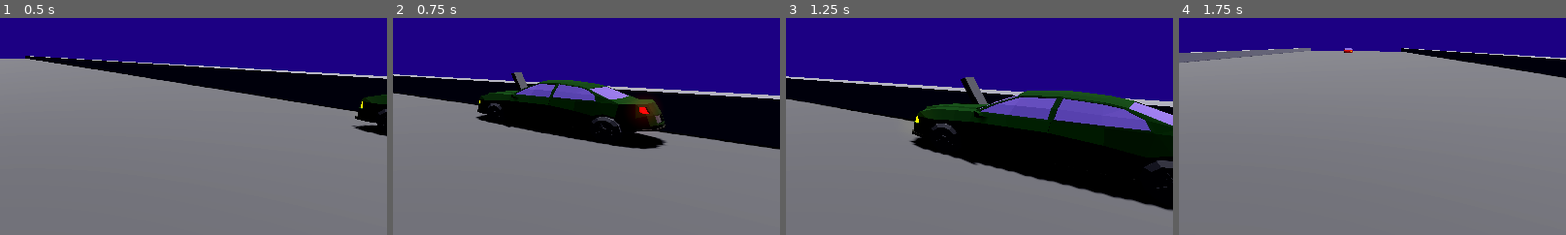
Above: before the commit, frames 1-4 (left to right).
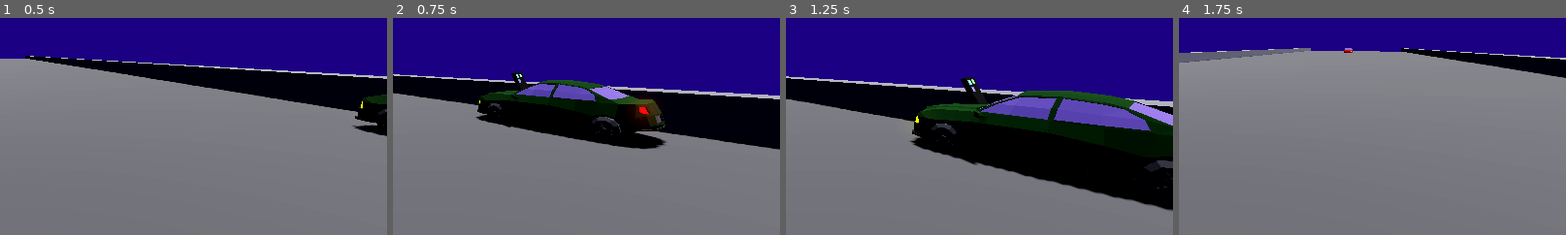
Above: after the commit, the same moments.

Repository: gmjtheeuwen/OwnTheRoad
Game: Godot game, scene res://scenes/main.tscn
The game is run twice, just before and just after one commit, with the same random seed, the same clock (stepped at 60 frames per second) and the same inputs.
Inputs (mouse positions are % of the whole screen's width and height, from its top left):
- Up to frame 1 (0.5 s): no input
- Up to frame 2 (0.75 s): move the mouse to (55, 50) at 0.52 s; hold W (up) from 0.53 s (still down); tap E (interact) at 0.6 s
- Up to frame 3 (1.25 s): keep holding W (up)
- Up to frame 4 (1.75 s): keep holding W (up); move the mouse to (45, 50) at 1.27 s; tap E (interact) at 1.35 s
The pictures show only the part of the screen within x 50-100%, y 42-92%; the shares and areas given below are measured in that part.

Frame 1 is identical in both runs. In frame 2, 0.1% of the frame differs, in the area x 31-35%, y 25-34%; in frame 3, 0.3%, in the area x 46-53%, y 27-40%; in frame 4, nothing differs.

Commit message:
Added visual phone apps

Diff:
--- a/scenes/phone_example.tscn
+++ b/scenes/phone_example.tscn
@@ -1,24 +1,84 @@
-[gd_scene load_steps=4 format=3 uid="uid://be1cjv2645lcx"]
+[gd_scene load_steps=10 format=3 uid="uid://be1cjv2645lcx"]
 
 [ext_resource type="Script" uid="uid://bfqiw27quea5c" path="res://scripts/phone_example.gd" id="1_2bymc"]
+[ext_resource type="Texture2D" uid="uid://b40b2bw2karwp" path="res://assets/sprites/MessageApp.png" id="2_i0arb"]
+[ext_resource type="Texture2D" uid="uid://4h7to1jx3ej7" path="res://assets/sprites/NavigationApp.png" id="3_6edc7"]
+[ext_resource type="Texture2D" uid="uid://dp2aarm0tdnbh" path="res://assets/sprites/UberApp.png" id="4_rkqgh"]
 
 [sub_resource type="BoxMesh" id="BoxMesh_364db"]
 size = Vector3(0.4, 0.6, 0.1)
 
+[sub_resource type="StandardMaterial3D" id="StandardMaterial3D_2bymc"]
+resource_local_to_scene = true
+albedo_color = Color(0.07683582, 0.07683582, 0.07683582, 1)
+
 [sub_resource type="BoxShape3D" id="BoxShape3D_2bymc"]
-size = Vector3(0.6, 0.8, 0.2)
+size = Vector3(0.6, 0.8, 0.17042236)
+
+[sub_resource type="BoxShape3D" id="BoxShape3D_fks7e"]
+
+[sub_resource type="BoxMesh" id="BoxMesh_6edc7"]
 
 [node name="PhoneExample" type="Node3D"]
 script = ExtResource("1_2bymc")
 
 [node name="MeshInstance3D" type="MeshInstance3D" parent="."]
 mesh = SubResource("BoxMesh_364db")
+surface_material_override/0 = SubResource("StandardMaterial3D_2bymc")
 
-[node name="Area3D" type="Area3D" parent="."]
+[node name="PhoneCase" type="Area3D" parent="."]
 
-[node name="CollisionShape3D" type="CollisionShape3D" parent="Area3D"]
-transform = Transform3D(1, 0, 0, 0, 1, 0, 0, 0, 1, -7.450581e-09, -2.9802322e-08, -2.9802322e-08)
+[node name="CollisionShape3D" type="CollisionShape3D" parent="PhoneCase"]
+transform = Transform3D(0.75, 0, 0, 0, 0.75, 0, 0, 0, 0.75, -7.450581e-09, -2.9802322e-08, -0.011091646)
 shape = SubResource("BoxShape3D_2bymc")
 
-[connection signal="mouse_entered" from="Area3D" to="." method="on_mouse_enter"]
-[connection signal="mouse_exited" from="Area3D" to="." method="on_mouse_exit"]
+[node name="MessageApp" type="Area3D" parent="PhoneCase"]
+transform = Transform3D(1, 0, 0, 0, 1, 0, 0, 0, 1, -0.09429926, 0.19518068, 0.047184676)
+
+[node name="CollisionShape3D" type="CollisionShape3D" parent="PhoneCase/MessageApp"]
+transform = Transform3D(0.1, 0, 0, 0, 0.1, 0, 0, 0, 0.1, 0, 0, -0.029523186)
+shape = SubResource("BoxShape3D_fks7e")
+
+[node name="MeshInstance3D" type="MeshInstance3D" parent="PhoneCase/MessageApp"]
+transform = Transform3D(0.1, 0, 0, 0, 0.1, 0, 0, 0, 0.01, 0, 0, 0)
+visible = false
+mesh = SubResource("BoxMesh_6edc7")
+
+[node name="Sprite3D" type="Sprite3D" parent="PhoneCase/MessageApp"]
+transform = Transform3D(0.2, 0, 0, 0, 0.2, 0, 0, 0, 0.2, 0, 0, 0.0028326586)
+texture = ExtResource("2_i0arb")
+
+[node name="NavigationApp" type="Area3D" parent="PhoneCase"]
+transform = Transform3D(1, 0, 0, 0, 1, 0, 0, 0, 1, -0.09429926, 0.040754914, 0.047184676)
+
+[node name="CollisionShape3D" type="CollisionShape3D" parent="PhoneCase/NavigationApp"]
+transform = Transform3D(0.1, 0, 0, 0, 0.1, 0, 0, 0, 0.1, 0, 0, -0.029523186)
+shape = SubResource("BoxShape3D_fks7e")
+
+[node name="MeshInstance3D" type="MeshInstance3D" parent="PhoneCase/NavigationApp"]
+transform = Transform3D(0.1, 0, 0, 0, 0.1, 0, 0, 0, 0.01, 0, 0, 0)
+visible = false
+mesh = SubResource("BoxMesh_6edc7")
+
+[node name="Sprite3D" type="Sprite3D" parent="PhoneCase/NavigationApp"]
+transform = Transform3D(0.2, 0, 0, 0, 0.2, 0, 0, 0, 0.2, 0, 0, 0.0028326586)
+texture = ExtResource("3_6edc7")
+
+[node name="UberApp" type="Area3D" parent="PhoneCase"]
+transform = Transform3D(1, 0, 0, 0, 1, 0, 0, 0, 1, 0.08376193, 0.19518068, 0.047184676)
+
+[node name="CollisionShape3D" type="CollisionShape3D" parent="PhoneCase/UberApp"]
+transform = Transform3D(0.1, 0, 0, 0, 0.1, 0, 0, 0, 0.1, 0, 0, -0.029523186)
+shape = SubResource("BoxShape3D_fks7e")
+
+[node name="MeshInstance3D" type="MeshInstance3D" parent="PhoneCase/UberApp"]
+transform = Transform3D(0.1, 0, 0, 0, 0.1, 0, 0, 0, 0.01, 0, 0, 0)
+visible = false
+mesh = SubResource("BoxMesh_6edc7")
+
+[node name="Sprite3D" type="Sprite3D" parent="PhoneCase/UberApp"]
+transform = Transform3D(0.2, 0, 0, 0, 0.2, 0, 0, 0, 0.2, 0, 0, 0.0028326586)
+texture = ExtResource("4_rkqgh")
+
+[connection signal="mouse_entered" from="PhoneCase" to="." method="on_mouse_enter"]
+[connection signal="mouse_exited" from="PhoneCase" to="." method="on_mouse_exit"]
Binary file added: assets/sprites/MessageApp.png
Binary file added: assets/sprites/MessageAppNotif.png
Binary file added: assets/sprites/NavigationApp.png
Binary file added: assets/sprites/UberApp.png
